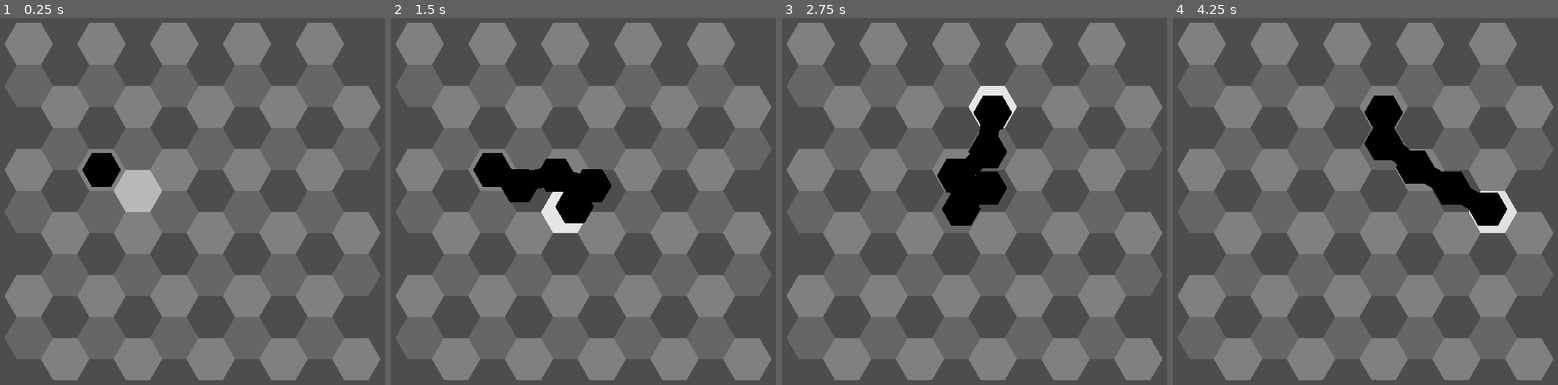
Above: before the commit, frames 1-4 (left to right).
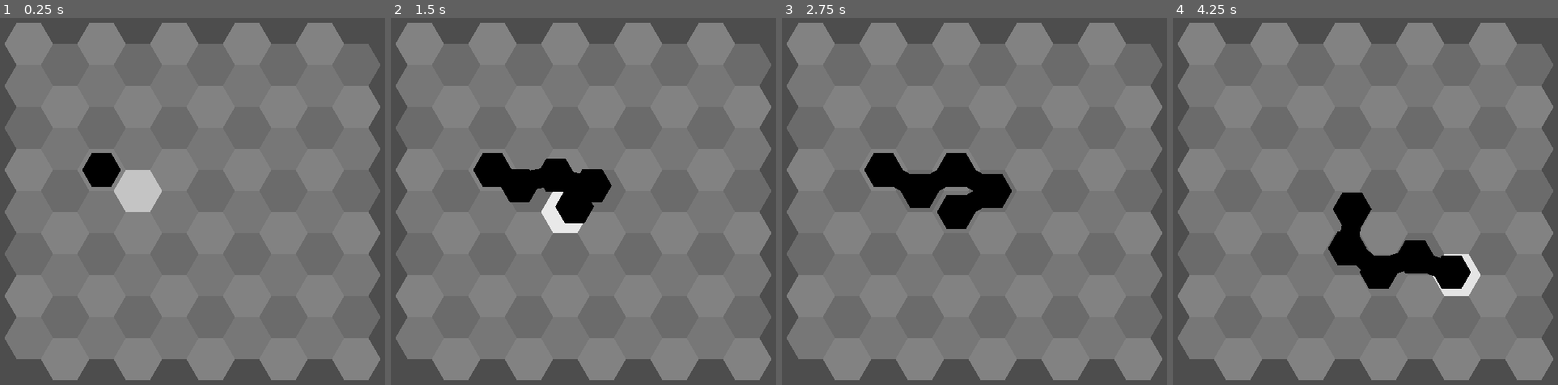
Above: after the commit, the same moments.

Repository: redpebble/sneksagon
Game: Godot game, scene res://scenes/map.tscn
Same seed, same stepped clock (60 frames per second), same inputs: the game is played once before the commit and once after it.
Inputs (mouse positions are in pixels of both pictures, inside the frame that each line leads up to):
- Up to frame 1 (0.25 s): no input
- Up to frame 2 (1.5 s): move the mouse to (691, 175) at 0.52 s; press the mouse at (691, 175) at 0.53 s; move the mouse to (487, 227) at 1.27 s; release the mouse at (487, 227) at 1.28 s; click (487, 227) at 1.35 s
- Up to frame 3 (2.75 s): move the mouse to (1024, 95) at 2.02 s; press the mouse at (1024, 95) at 2.03 s
- Up to frame 4 (4.25 s): move the mouse to (1342, 296) at 2.77 s; release the mouse at (1342, 296) at 2.78 s; click (1342, 296) at 2.85 s; move the mouse to (1511, 274) at 3.52 s; press the mouse at (1511, 274) at 3.53 s

The runs differ from the first frame. In frame 1, 26% of the frame differs, in the area x 1-99%, y 7-88%; in frame 2, 26%; in frame 3, 30%; in frame 4, 33%.

Commit message:
fix snake collisions with wall and self

Diff:
--- a/project.godot
+++ b/project.godot
@@ -18,8 +18,8 @@
 
 [autoload]
 
-MapManager="*res://scenes/Singletons/map_manager.gd"
-Highlighter="*res://scenes/Singletons/highlighter.tscn"
+MapManager="*res://scenes/singleton/map_manager.gd"
+Highlighter="*res://scenes/singleton/highlighter.tscn"
 
 [display]
 
--- a/scenes/Singletons/map_manager.gd
+++ /dev/null
@@ -1,29 +0,0 @@
-extends Node
-
-var map_node: Node2D = null
-
-var hex_scale: int = 30
-@onready var hex_width = 2 * hex_scale
-
-# use hex coordinates to get position in world
-func get_hex_world_position(coords : Vector2, offset : Vector2 = map_node.grid_origin) -> Vector2:
-	var x = 0.75 * hex_width * coords.x
-	var y = 0.866 * hex_width * (coords.y + 0.5 * coords.x)
-	return Vector2(x, y) + offset
-
-# use world position to derive hex coordinates
-func get_hex_coords(world_position : Vector2) -> Vector2:
-	world_position -= map_node.grid_origin
-	var i = roundi(world_position.x / (0.75 * hex_width))
-	var j = roundi(world_position.y / (0.866 * hex_width) - 0.5 * i)
-	return Vector2i(i, j)
-
-func get_adjacent_hex_coords(coords : Vector2, direction : Vector2) -> Vector2:
-	match direction:
-		Vector2.UP:                   return coords + Vector2(0, -1)
-		Vector2.UP + Vector2.LEFT:    return coords + Vector2(-1, 0)
-		Vector2.UP + Vector2.RIGHT:   return coords + Vector2(1, -1)
-		Vector2.DOWN:                 return coords + Vector2(0, 1)
-		Vector2.DOWN + Vector2.LEFT:  return coords + Vector2(-1, 1)
-		Vector2.DOWN + Vector2.RIGHT: return coords + Vector2(1, 0)
-		_: return coords
--- a/scenes/hex.tscn
+++ b/scenes/hex/hex.tscn
@@ -1,9 +1,9 @@
 [gd_scene load_steps=2 format=3 uid="uid://b2k5i8r31na11"]
 
-[ext_resource type="Script" uid="uid://dg2mjerm3lr0j" path="res://scenes/mover_hex.gd" id="1_pig4h"]
+[ext_resource type="Script" uid="uid://bpawfpvq563jl" path="res://scenes/hex/hex.gd" id="1_b6u1t"]
 
-[node name="MoverHex" type="Node2D"]
-script = ExtResource("1_pig4h")
+[node name="Hex" type="Node2D"]
+script = ExtResource("1_b6u1t")
 
 [node name="Polygon2D" type="Polygon2D" parent="."]
 polygon = PackedVector2Array(1, 0, 0.5, 0.866, -0.5, 0.866, -1, 0, -0.5, -0.866, 0.5, -0.866)
--- a/scenes/object_hex.gd
+++ b/scenes/hex/object_hex.gd
@@ -12,9 +12,6 @@
 func _ready() -> void:
 	z_index = 10
 	scale *= 0.8
-
-func _process(_delta: float) -> void:
-	queue_redraw()
 
 func move(to_coords : Vector2, duration := 0.25) -> Tween:
 	if move_tween:
--- /dev/null
+++ b/scenes/hex/object_hex.tscn
@@ -0,0 +1,8 @@
+[gd_scene load_steps=3 format=3 uid="uid://cpjrl6jigt8x4"]
+
+[ext_resource type="PackedScene" uid="uid://b2k5i8r31na11" path="res://scenes/hex/hex.tscn" id="1_42sxs"]
+[ext_resource type="Script" uid="uid://cyohtf0mfy4sm" path="res://scenes/hex/object_hex.gd" id="2_jen7i"]
+
+[node name="Hex" instance=ExtResource("1_42sxs")]
+script = ExtResource("2_jen7i")
+connect_segments = true
--- a/scenes/snake_hex.gd
+++ b/scenes/hex/snake_hex.gd
@@ -6,6 +6,8 @@
 var prev_segment : SnakeHex = null
 var next_segment : SnakeHex = null
 
+func _process(_delta: float) -> void:
+	queue_redraw() # required for the segment lines to render
 
 func _draw() -> void:
 	if next_segment:
@@ -14,6 +16,5 @@
 # overrides ObjectHex.move()
 func move(to_coords : Vector2, duration := 0.25) -> Tween:
 	if next_segment:
-		print(grid_coords)
 		next_segment.move(grid_coords, duration)
 	return super.move(to_coords, duration)
--- /dev/null
+++ b/scenes/hex/snake_hex.tscn
@@ -0,0 +1,7 @@
+[gd_scene load_steps=3 format=3 uid="uid://c1uwc3r8l8fce"]
+
+[ext_resource type="PackedScene" uid="uid://cpjrl6jigt8x4" path="res://scenes/hex/object_hex.tscn" id="1_hqyrv"]
+[ext_resource type="Script" uid="uid://dha33ypyxlm5s" path="res://scenes/hex/snake_hex.gd" id="2_hqyrv"]
+
+[node name="SnakeHex" instance=ExtResource("1_hqyrv")]
+script = ExtResource("2_hqyrv")
--- a/scenes/map.gd
+++ b/scenes/map.gd
@@ -1,66 +1,29 @@
 extends Node2D
 
 @export_range(0.0, 0.5, 0.05) var grid_contrast : float = 0.15
-@export_range(0.0, 1.0, 0.05) var grid_brightness : float = 0.6
+@export_range(0.0, 1.0, 0.05) var grid_opacity : float = 0.3
 
-@export var static_hex_scn : PackedScene = null
-@export var mover_hex_scn : PackedScene = null
-
-var map : Dictionary[Vector2, Node2D] = {} # FIXME no need for node2Ds themselves to be stored
-var entities : Dictionary[Vector2, Array] = {}
-var grid_origin := Vector2.ZERO
-
+var hex_scene = preload("res://scenes/hex/hex.tscn")
 
 func _ready() -> void:
 	MapManager.map_node = self
 	populate_grid()
-	#create_hex(mover_hex_scn, Vector2(2, 4), Color.BLACK)
 	$Snake.make_head(Vector2(2, 2))
-
-func create_hex(scene : PackedScene, coords : Vector2, hex_color : Color) -> Node2D:
-	var hex = scene.instantiate()
-	hex.grid_coords = coords
-	hex.scale *= MapManager.hex_scale
-	hex.position = MapManager.get_hex_world_position(coords)
-	hex.modulate = hex_color
-	call_deferred("add_child", hex)
-	if scene != static_hex_scn:
-		entities[coords] = [hex]
-		hex.moved.connect(_on_hex_moved)
-	else:
-		map[coords] = hex
-	return hex
-
-func get_move_position(mover : Node2D, direction : Vector2) -> Vector2:
-	var move_position := mover.global_position
-	var from_coords = MapManager.get_hex_coords(mover.global_position)
-	var to_coords = MapManager.get_adjacent_hex_coords(from_coords, direction)
-	if map.get(to_coords) != null:
-		if not entities.get(to_coords):
-			move_position = MapManager.get_hex_world_position(to_coords)
-	return move_position
 
 func populate_grid():
 	var playfield : Vector2 = get_window().size * 0.75
-	var cols : int = floori(playfield.x / MapManager.hex_width / 0.75)
-	var rows : int = floori(playfield.y / MapManager.hex_width / 0.866)
+	var cols : int = floori(playfield.x / MapManager.HEX_WIDTH / MapManager.HEX_COL_RATIO)
+	var rows : int = floori(playfield.y / MapManager.HEX_WIDTH / MapManager.HEX_ROW_RATIO)
 	var window_center : Vector2 = get_window().size * 0.5
 	var map_dimensions := Vector2i(cols, rows)
-	var map_size = (Vector2(map_dimensions) - Vector2(1.0, 0.5)) * Vector2(0.75, 0.866) * MapManager.hex_width
-	grid_origin = window_center - (map_size * 0.5)
+	var map_size = (Vector2(map_dimensions) - Vector2(1.0, 0.5)) * Vector2(0.75, 0.866) * MapManager.HEX_WIDTH
+	MapManager.grid_map_origin = window_center - (map_size * 0.5)
 
 	for i in map_dimensions.x:
 		for j in map_dimensions.y:
 			var shift_amount : int = floori(0.5 * i) * -1
 			var adjusted_j   : int = j + shift_amount
 			var d = wrapi(adjusted_j - wrapi(i, 0, 3), 0, 3) * grid_contrast
-			d += 1.0 - grid_brightness
-			create_hex(static_hex_scn, Vector2(i, adjusted_j), Color.WHITE.darkened(d))
-
-# update entity data when moved
-func _on_hex_moved(hex : Hex, from_coords : Vector2, to_coords : Vector2):
-	if entities.get(from_coords):
-		entities[from_coords].erase(hex)
-		if entities[from_coords].is_empty():
-			entities.erase(from_coords)
-	entities[to_coords] = [hex]
+			var color = Color.WHITE.darkened(d)
+			color.a = grid_opacity
+			MapManager.create_hex(hex_scene.instantiate(), Vector2(i, adjusted_j), color)
--- a/scenes/map.tscn
+++ b/scenes/map.tscn
@@ -1,16 +1,10 @@
-[gd_scene load_steps=5 format=3 uid="uid://diuykrg1nilh"]
+[gd_scene load_steps=3 format=3 uid="uid://diuykrg1nilh"]
 
 [ext_resource type="Script" uid="uid://6joi0b4nq07b" path="res://scenes/map.gd" id="1_4xfga"]
-[ext_resource type="PackedScene" uid="uid://ui01n6dvym8b" path="res://scenes/static_hex.tscn" id="2_paxxb"]
-[ext_resource type="PackedScene" uid="uid://ugiumccgqqsx" path="res://scenes/snake_hex.tscn" id="3_0cso3"]
 [ext_resource type="Script" uid="uid://dniflly1p6vxu" path="res://scenes/snake.gd" id="4_0cso3"]
 
 [node name="Map" type="Node2D"]
 script = ExtResource("1_4xfga")
-grid_contrast = 0.1
-grid_brightness = 0.5
-static_hex_scn = ExtResource("2_paxxb")
-mover_hex_scn = ExtResource("3_0cso3")
 
 [node name="Snake" type="Node2D" parent="."]
 script = ExtResource("4_0cso3")
--- a/scenes/Singletons/highlighter.gd
+++ b/scenes/singleton/highlighter.gd
@@ -11,7 +11,7 @@
 	z_index = 1
 
 func _ready() -> void:
-	scale_to_width(MapManager.hex_width)
+	scale_to_width(MapManager.HEX_WIDTH)
 
 func scale_to_width(hex_width : float) -> void:
 	var scale_amount = hex_width / sprite.texture.get_width()
--- a/scenes/Singletons/highlighter.tscn
+++ b/scenes/singleton/highlighter.tscn
@@ -1,6 +1,6 @@
 [gd_scene load_steps=3 format=3 uid="uid://d1spljt7y25ox"]
 
-[ext_resource type="Script" uid="uid://81ul36lxrxec" path="res://scenes/Singletons/highlighter.gd" id="1_58kum"]
+[ext_resource type="Script" uid="uid://81ul36lxrxec" path="res://scenes/singleton/highlighter.gd" id="1_58kum"]
 [ext_resource type="Texture2D" uid="uid://cxm64qxmq8ckv" path="res://assets/hex.png" id="2_dspiy"]
 
 [node name="Highlighter" type="Node2D"]
--- /dev/null
+++ b/scenes/singleton/map_manager.gd
@@ -0,0 +1,70 @@
+extends Node
+
+const HEX_COL_RATIO = 0.75
+const HEX_ROW_RATIO = 0.866
+const HEX_SCALE: int = 30
+const HEX_WIDTH = 2 * HEX_SCALE
+
+var map_node: Node2D = null
+
+# we're using arrays to deal with grid position overwriting issues when the snake moves
+var entities : Dictionary[Vector2, Array] = {}
+
+var valid_coords : Dictionary[Vector2, bool] = {} # there is no Set structure in GDScript
+var grid_map_origin := Vector2.ZERO
+
+# use hex coordinates to get position in world
+func get_hex_world_position(coords : Vector2, offset : Vector2 = grid_map_origin) -> Vector2:
+	var x = 0.75 * HEX_WIDTH * coords.x
+	var y = 0.866 * HEX_WIDTH * (coords.y + 0.5 * coords.x)
+	return Vector2(x, y) + offset
+
+# use world position to derive hex coordinates
+func get_hex_coords(world_position : Vector2) -> Vector2:
+	world_position -= grid_map_origin
+	var i = roundi(world_position.x / (0.75 * HEX_WIDTH))
+	var j = roundi(world_position.y / (0.866 * HEX_WIDTH) - 0.5 * i)
+	return Vector2i(i, j)
+
+func get_adjacent_hex_coords(coords : Vector2, direction : Vector2) -> Vector2:
+	match direction:
+		Vector2.UP:                   return coords + Vector2(0, -1)
+		Vector2.UP + Vector2.LEFT:    return coords + Vector2(-1, 0)
+		Vector2.UP + Vector2.RIGHT:   return coords + Vector2(1, -1)
+		Vector2.DOWN:                 return coords + Vector2(0, 1)
+		Vector2.DOWN + Vector2.LEFT:  return coords + Vector2(-1, 1)
+		Vector2.DOWN + Vector2.RIGHT: return coords + Vector2(1, 0)
+		_: return coords
+
+func create_hex(hex_node: Hex, coords : Vector2, color : Color) -> Node2D:
+	hex_node.grid_coords = coords
+	hex_node.scale *= HEX_SCALE
+	hex_node.position = get_hex_world_position(coords)
+	hex_node.modulate = color
+
+	if hex_node is ObjectHex: # includes sub-classes, i.e. SnakeHex
+		entities[coords] = [hex_node]
+		hex_node.moved.connect(_on_hex_moved)
+	else:
+		valid_coords[coords] = true
+
+	map_node.call_deferred("add_child", hex_node)
+
+	return hex_node
+
+func get_move_position(mover : Node2D, direction : Vector2) -> Vector2: # TODO: get rid of this???
+	var move_position := mover.global_position
+	var from_coords = MapManager.get_hex_coords(mover.global_position)
+	var to_coords = MapManager.get_adjacent_hex_coords(from_coords, direction)
+	if valid_coords.get(to_coords) != null:
+		if not entities.get(to_coords):
+			move_position = MapManager.get_hex_world_position(to_coords)
+	return move_position
+
+# update entity data when moved
+func _on_hex_moved(hex : Hex, from_coords : Vector2, to_coords : Vector2):
+	if entities.get(from_coords):
+		entities[from_coords].erase(hex)
+		if entities[from_coords].is_empty():
+			entities.erase(from_coords)
+	entities[to_coords] = [hex]
--- a/scenes/snake.gd
+++ b/scenes/snake.gd
@@ -3,6 +3,8 @@
 
 @export var color := Color.BLACK
 @onready var map = get_parent()
+
+var snake_hex_scene = preload("res://scenes/hex/snake_hex.tscn")
 
 var head : SnakeHex = null
 var max_length := 5
@@ -29,7 +31,7 @@
 func get_move_position() -> Vector2:
 	var head_pos := head.global_position
 	var move_pos := head_pos
-	var potential_pos = map.get_move_position(head, round_hexagonal(get_input_vector()))
+	var potential_pos = MapManager.get_move_position(head, round_hexagonal(get_input_vector()))
 	if potential_pos != head_pos:
 		move_pos = potential_pos
 	return move_pos
@@ -38,13 +40,27 @@
 	var mouse_input_vector := head.global_position.direction_to(get_global_mouse_position())
 	return mouse_input_vector
 
+func is_valid_move(to_coords: Vector2) -> bool:
+	if to_coords == head.grid_coords || !MapManager.valid_coords.has(to_coords):
+		return false
+
+	var entities = MapManager.entities.get(to_coords)
+	if entities && !entities.has(get_tail()):
+		return false
+
+	return true
+
+
 func move(duration := 0.25) -> void:
 	if head.move_tween:
 		head.move_tween.kill()
 	var to_coords = MapManager.get_adjacent_hex_coords(head.grid_coords, round_hexagonal(get_input_vector()))
-	if to_coords != head.grid_coords:
-		extend()
-		head.move(to_coords, duration)
+
+	if !is_valid_move(to_coords):
+		return # in OG snake, this would be game over
+
+	extend()
+	head.move(to_coords, duration)
 
 func round_hexagonal(base_vector) -> Vector2:
 	var hex_direction : Vector2
@@ -58,12 +74,12 @@
 	if get_length() >= max_length : return
 	var tail := get_tail()
 	if tail:
-		var new_hex : SnakeHex = map.create_hex(map.mover_hex_scn, tail.last_coords, color)
+		var new_hex : SnakeHex = MapManager.create_hex(snake_hex_scene.instantiate(), tail.last_coords, color)
 		tail.next_segment = new_hex
 		new_hex.prev_segment = tail
 
 func make_head(hex_coords : Vector2) -> void:
-	head = map.create_hex(map.mover_hex_scn, hex_coords, color)
+	head = MapManager.create_hex(snake_hex_scene.instantiate(), hex_coords, color)
 
 func get_tail() -> SnakeHex:
 	var current_hex := head
@@ -71,7 +87,6 @@
 		current_hex = current_hex.next_segment
 	return current_hex
 
-# returns the length from the calling segment to the end of the chain
 func get_length() -> int:
 	var current_hex := head
 	var length = 0
--- a/scenes/snake_hex.tscn
+++ /dev/null
@@ -1,7 +0,0 @@
-[gd_scene load_steps=3 format=3 uid="uid://ugiumccgqqsx"]
-
-[ext_resource type="PackedScene" uid="uid://b2k5i8r31na11" path="res://scenes/hex.tscn" id="1_pdkcv"]
-[ext_resource type="Script" uid="uid://dha33ypyxlm5s" path="res://scenes/snake_hex.gd" id="2_hqyrv"]
-
-[node name="SnakeHex" instance=ExtResource("1_pdkcv")]
-script = ExtResource("2_hqyrv")
--- a/scenes/static_hex.tscn
+++ /dev/null
@@ -1,9 +0,0 @@
-[gd_scene load_steps=2 format=3 uid="uid://ui01n6dvym8b"]
-
-[ext_resource type="Script" uid="uid://bpawfpvq563jl" path="res://scenes/hex.gd" id="1_s67ao"]
-
-[node name="StaticHex" type="Node2D"]
-script = ExtResource("1_s67ao")
-
-[node name="Polygon2D" type="Polygon2D" parent="."]
-polygon = PackedVector2Array(1, 0, 0.5, 0.866, -0.5, 0.866, -1, 0, -0.5, -0.866, 0.5, -0.866)
Renamed: scenes/hex.gd -> scenes/hex/hex.gd
Renamed: scenes/hex.gd.uid -> scenes/hex/hex.gd.uid
Renamed: scenes/object_hex.gd.uid -> scenes/hex/object_hex.gd.uid
Renamed: scenes/snake_hex.gd.uid -> scenes/hex/snake_hex.gd.uid
Renamed: scenes/Singletons/highlighter.gd.uid -> scenes/singleton/highlighter.gd.uid
Renamed: scenes/Singletons/map_manager.gd.uid -> scenes/singleton/map_manager.gd.uid
